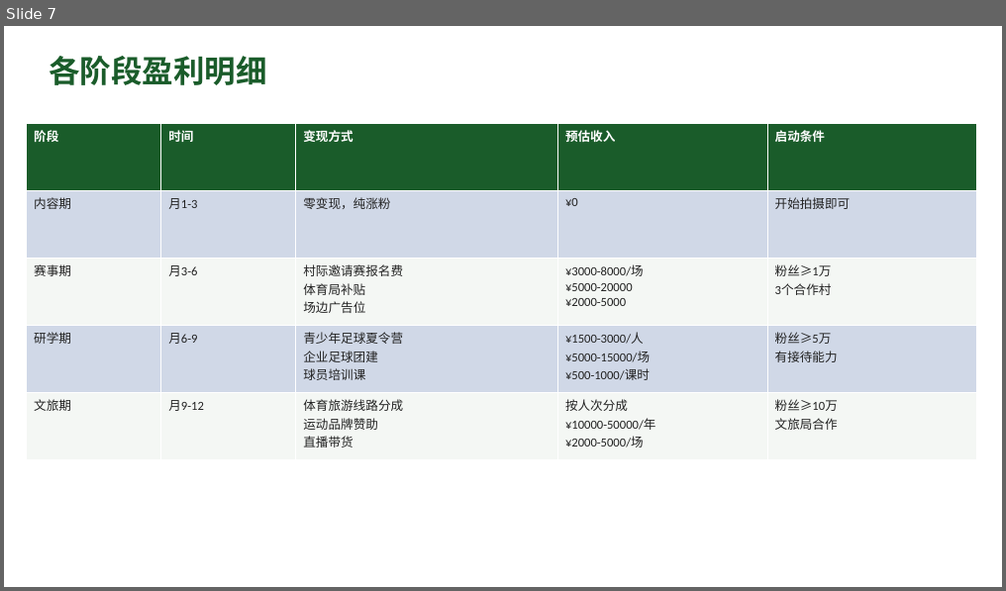
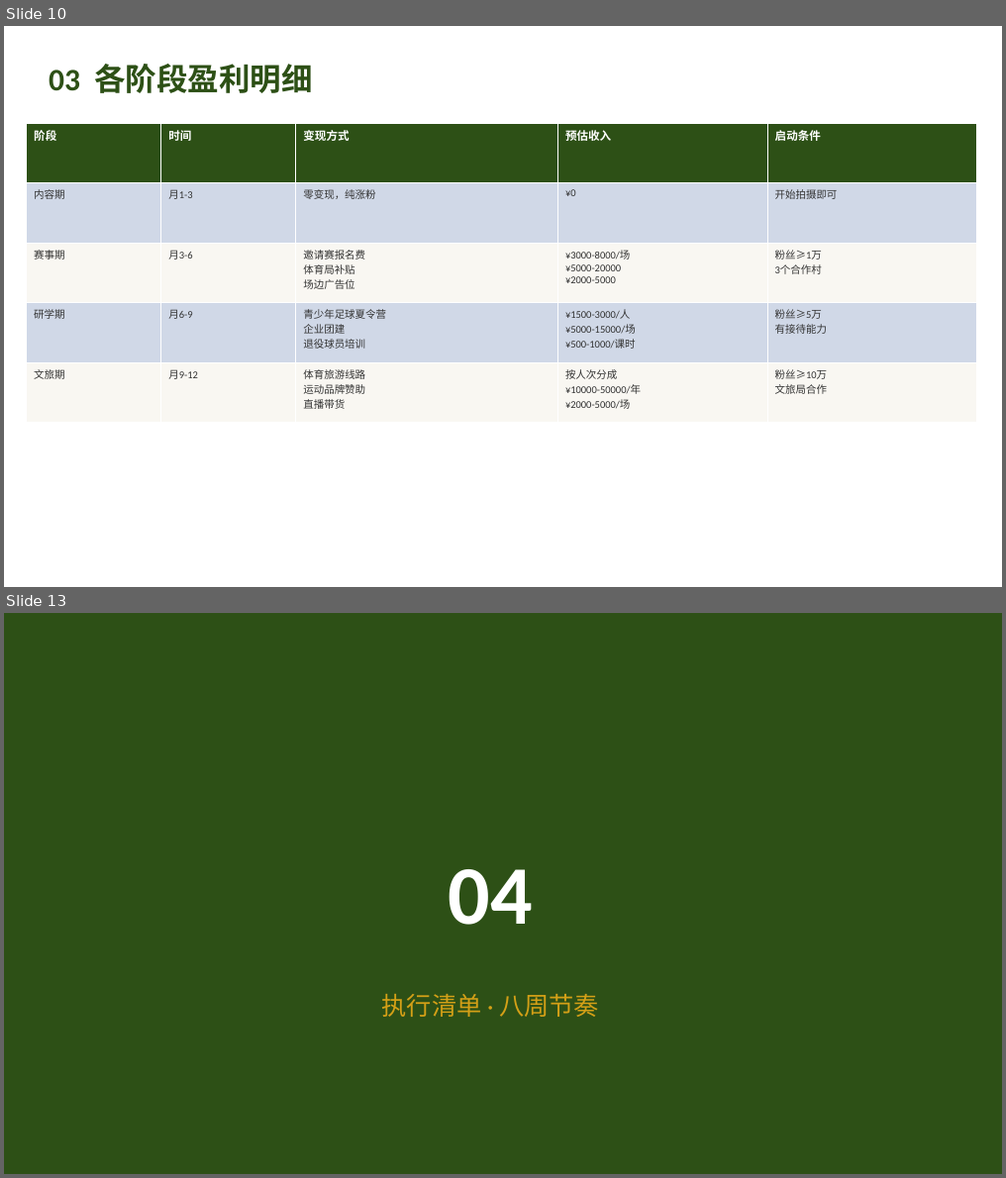
Before and after one commit to 975801846-star/workspace-outputs, a slide deck: tunjunying/plan_v2.pptx. Shown one above the other, each under a label of ours: slide 7 before the commit, slides 10 and 13 after it; the slides between them are not shown. The pictures are 1006x591 and 1006x1178 pixels, drawn with LibreOffice and Linux fonts; fonts in the diff are those of the drawing. Boxes give left, top, right and bottom in pixels: in the first picture for what was removed or moved away, otherwise in the second. Text is boxed around its words. In the diff, an @@ line names an element or a change of style, - is before the commit and + after.

```diff
--- a/tunjunying/plan_v2.pptx
+++ b/tunjunying/plan_v2.pptx
@@ slide 13 added at bbox=[4, 613, 1002, 1174], background #2D5016 @@
@@ text added at bbox=[449, 869, 533, 925], 80 pt, text #FFFFFF, bold @@
+04
@@ text added at bbox=[382, 994, 599, 1017], 24 pt, text #D4A017 @@
+执行清单 · 八周节奏
@@ what was slide 7 is now slide 10 @@
@@ slide 10 changed as well @@
@@ text at bbox=[49, 64, 312, 93]: text changed; text colour #1A5C2A to #2D5016 @@
-各阶段盈利明细
+03 各阶段盈利明细
@@ table at bbox=[27, 123, 977, 423] @@
-row 3, column 3: 村际邀请赛报名费 体育局补贴 场边广告位
+row 3, column 3: 邀请赛报名费 体育局补贴 场边广告位
-row 4, column 3: 青少年足球夏令营 企业足球团建 球员培训课
+row 4, column 3: 青少年足球夏令营 企业团建 退役球员培训
-row 5, column 3: 体育旅游线路分成 运动品牌赞助 直播带货
+row 5, column 3: 体育旅游线路 运动品牌赞助 直播带货
@@ fill #1A5C2A to #2D5016 in row 1 @@
@@ fill #F4F7F4 to #F9F7F2 in 10 cells @@
@@ size 12 to 11 pt in "阶段", "时间", "变现方式", "预估收入" and 1 more places @@
@@ size 12 to 10 pt, text colour #222222 to #333333 in "内容期", "月1-3", "零变现，纯涨粉", "¥0" and 13 more places @@
```
Also in this commit, not shown: 10 other slides changed, 3 other slides added, 1 other file.
